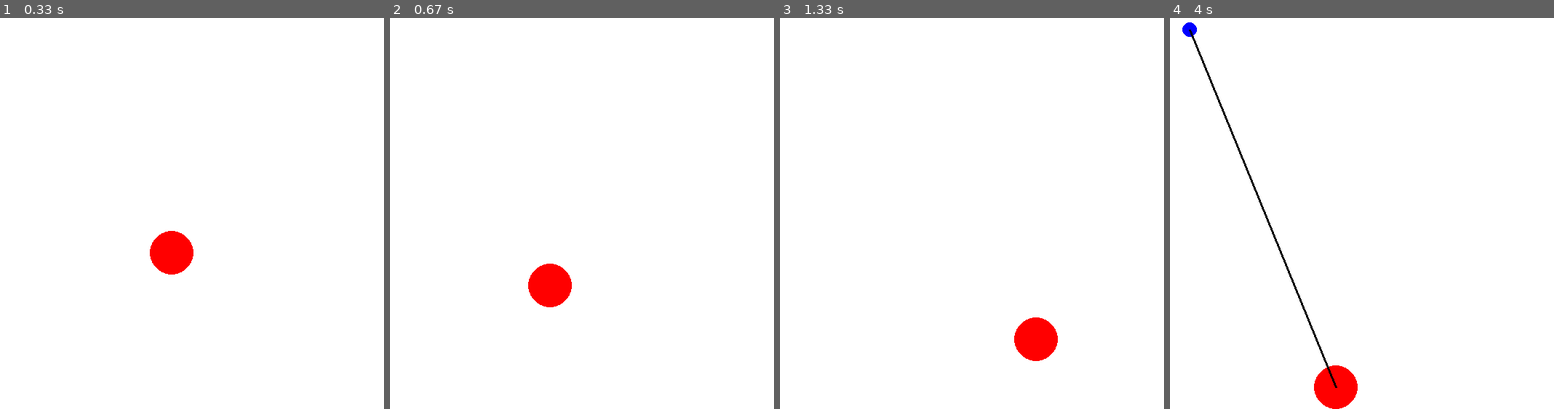
Above: before the commit, frames 1-4 (left to right).
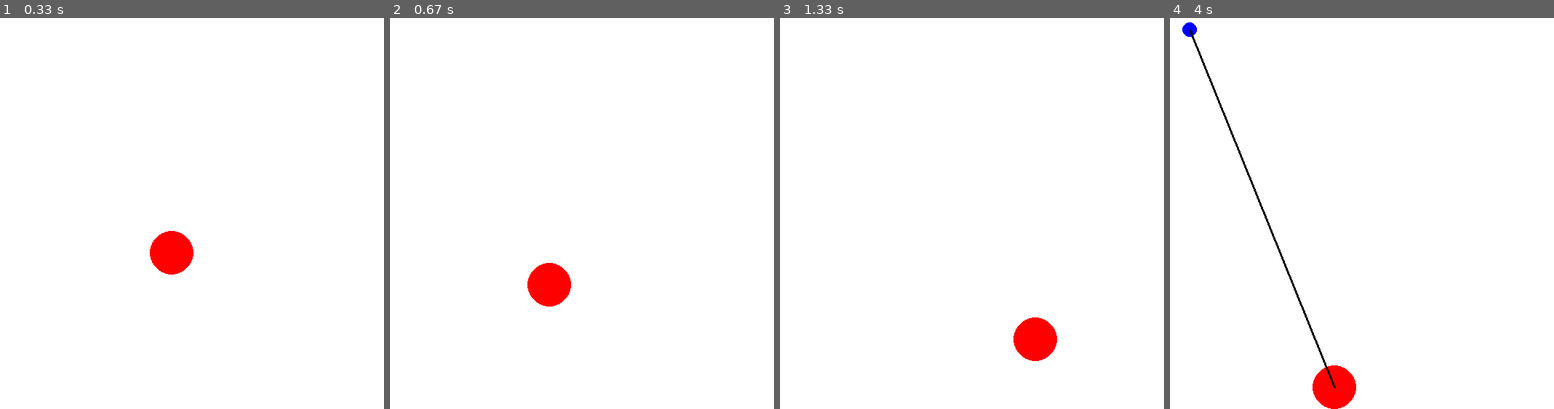
Above: after the commit, the same moments.

Repository: Fuga578/pygame_pendulum
Game: pygame game, started from main.py
The game is run twice, just before and just after one commit, with the same random seed, the same clock (stepped at 60 frames per second) and the same inputs.
Inputs (mouse positions are in pixels of both pictures, inside the frame that each line leads up to):
- Up to frame 1 (0.33 s): no input
- Up to frame 2 (0.67 s): press the mouse at (539, 209) at 0.37 s; move the mouse to (643, 193) at 0.47 s; release the mouse at (747, 178) at 0.6 s
- Up to frame 3 (1.33 s): hold Right 0.67-1.13 s; move the mouse to (810, 193) at 0.7 s; hold Up from 1.17 s (still down)
- Up to frame 4 (4 s): release Up at 1.47 s; right-click (1189, 29) at 1.55 s; hold Right 1.83-2.3 s; hold Left 2.33-2.87 s; press the mouse at (1189, 29) at 2.93 s; move the mouse to (1266, 135) at 3.03 s; release the mouse at (1342, 244) at 3.17 s; press the mouse at (1189, 29) at 3.27 s; move the mouse to (1338, 143) at 3.37 s; release the mouse at (1492, 260) at 3.5 s; press the mouse at (1189, 29) at 3.6 s; move the mouse to (1219, 37) at 3.7 s; release the mouse at (1246, 49) at 3.83 s; press the mouse at (1189, 29) at 3.93 s

Frame 1 is identical in both runs. In frame 2, less than 0.1% of the frame differs, in the area x 35-48%, y 62-74%; in frame 3, less than 0.1%; in frame 4, 0.4%, in the area x 6-49%, y 5-100%.

Commit message:
グラップリング処理実装

Diff:
--- a/main.py
+++ b/main.py
@@ -27,7 +27,9 @@
     "up": False,
     "down": False,
     "left": False,
-    "right": False
+    "right": False,
+    "left_click": False,
+    "right_click": False,
 }
 
 # 初期設定
@@ -46,6 +48,11 @@
 player_speed = 5
 on_ground = False
 friction = 0.9
+is_pulling = False
+is_pulled = False
+pull_force = 5
+pull_velocity = pygame.math.Vector2()
+pull_distance = None
 
 while True:
     # 背景の塗りつぶし
@@ -54,72 +61,120 @@
     # プレイヤーの描画
     pygame.draw.circle(screen, RED, (player_point.x, player_point.y), 30)
 
-    # 振り子の演算
-    if is_hook:
-        # 支点の描画
-        pygame.draw.circle(screen, GREEN, (fulcrum_point.x, fulcrum_point.y), 10)
-
-        # 糸の描画
-        pygame.draw.line(screen, BLACK, (fulcrum_point.x, fulcrum_point.y), (player_point.x, player_point.y), 3)
-
-        # 入力による加速
-        swing_force = 0.3 / length
-        if INPUTS["left"]:
-            angle_velocity -= swing_force
-        if INPUTS["right"]:
-            angle_velocity += swing_force
-
-        angle_acceleration = -(gravity / length) * math.sin(angle)  # 角加速度の計算
-        angle_velocity += angle_acceleration  # 角速度の更新
-        angle_velocity *= 0.99  # 減衰効果
-        angle += angle_velocity  # 角度の更新
-
-        # プレイヤーの位置の計算
-        player_point = pygame.math.Vector2(
-            fulcrum_point.x + length * math.sin(angle),
-            fulcrum_point.y + length * math.cos(angle)
-        )
-
-    # 振り子中でない場合
+    # プレイヤーが引っ張られている場合
+    if is_pulling:
+        direction = (fulcrum_point - player_point).normalize()
+        pull_velocity += direction * pull_force
+        player_point += pull_velocity
+        if pull_distance is not None and player_point.distance_to(fulcrum_point) > pull_distance:
+            is_pulling = False
+            player_point = fulcrum_point.copy()
+            pull_velocity = pygame.math.Vector2()
+
+            is_hook = True
+            on_ground = False
+            is_pulled = True
+            mx, my = pygame.mouse.get_pos()
+            fulcrum_point = pygame.math.Vector2(mx, my)  # 支点位置
+            length = math.sqrt((mx - player_point.x) ** 2 + (my - player_point.y) ** 2)  # 糸の長さ
+            length += 0.00001
+            angle = math.atan2(player_point.x - mx, player_point.y - my)  # ※座標系が異なる（原点が左上）であるため、角度計算を一部専用に修正
+            angle_velocity = 0  # 角速度
+
+        pull_distance = player_point.distance_to(fulcrum_point)
+
     else:
-        input_velocity.x = 0
-        if INPUTS["left"]:
-            if release_velocity.x > 0:
-                release_velocity.x *= 0.95  # 逆方向の入力で徐々に減速
-                if abs(release_velocity.x) < player_speed:
+
+        if INPUTS["right_click"] and is_hook and not is_pulled:
+            is_pulling = True
+            pull_distance = None
+
+        # フック処理
+        if INPUTS["left_click"] and not is_hook:
+            is_hook = True
+            on_ground = False
+            mx, my = pygame.mouse.get_pos()
+            fulcrum_point = pygame.math.Vector2(mx, my)  # 支点位置
+            length = math.sqrt((mx - player_point.x) ** 2 + (my - player_point.y) ** 2)  # 糸の長さ
+            length += 0.00001
+            angle = math.atan2(player_point.x - mx, player_point.y - my)  # ※座標系が異なる（原点が左上）であるため、角度計算を一部専用に修正
+            angle_velocity = 0  # 角速度
+
+        # フックリリース
+        if not INPUTS["left_click"] and is_hook:
+            is_hook = False
+            is_pulled = False
+            release_velocity = pygame.math.Vector2(
+                angle_velocity * length * math.cos(angle),
+                -angle_velocity * length * math.sin(angle)
+            )
+
+        # 振り子の演算
+        if is_hook:
+            # 支点の描画
+            pygame.draw.circle(screen, GREEN, (fulcrum_point.x, fulcrum_point.y), 10)
+
+            # 糸の描画
+            pygame.draw.line(screen, BLACK, (fulcrum_point.x, fulcrum_point.y), (player_point.x, player_point.y), 3)
+
+            # 入力による加速
+            swing_force = 0.3 / length
+            if INPUTS["left"]:
+                angle_velocity -= swing_force
+            if INPUTS["right"]:
+                angle_velocity += swing_force
+
+            angle_acceleration = -(gravity / length) * math.sin(angle)  # 角加速度の計算
+            angle_velocity += angle_acceleration  # 角速度の更新
+            angle_velocity *= 0.99  # 減衰効果
+            angle += angle_velocity  # 角度の更新
+
+            # プレイヤーの位置の計算
+            player_point = pygame.math.Vector2(
+                int(fulcrum_point.x + length * math.sin(angle)),
+                int(fulcrum_point.y + length * math.cos(angle))
+            )
+
+        # 振り子中でない場合
+        else:
+            input_velocity.x = 0
+            if INPUTS["left"]:
+                if release_velocity.x > 0:
+                    release_velocity.x *= 0.95  # 逆方向の入力で徐々に減速
+                    if abs(release_velocity.x) < player_speed:
+                        release_velocity.x = 0
+                elif release_velocity.x < 0:
+                    input_velocity.x = -2
+                else:
+                    input_velocity.x = -player_speed
+            if INPUTS["right"]:
+                if release_velocity.x < 0:
+                    release_velocity.x *= 0.95  # 逆方向の入力で徐々に減速
+                    if abs(release_velocity.x) < player_speed:
+                        release_velocity.x = 0
+                elif release_velocity.x > 0:
+                    input_velocity.x = 2
+                else:
+                    input_velocity.x = player_speed
+            if INPUTS["up"] and on_ground:
+                release_velocity.y = -10  # ジャンプ
+                on_ground = False
+
+            # 合計速度 = リリース時の速度 + 入力による速度
+            total_velocity = release_velocity + input_velocity
+            player_point += total_velocity
+            release_velocity.y += gravity
+
+            if on_ground:
+                release_velocity.x *= friction  # 地面でのみ摩擦を適用
+                if abs(release_velocity.x) < 0.1:
                     release_velocity.x = 0
-            elif release_velocity.x < 0:
-                input_velocity.x = -2
-            else:
-                input_velocity.x = -player_speed
-        if INPUTS["right"]:
-            if release_velocity.x < 0:
-                release_velocity.x *= 0.95  # 逆方向の入力で徐々に減速
-                if abs(release_velocity.x) < player_speed:
-                    release_velocity.x = 0
-            elif release_velocity.x > 0:
-                input_velocity.x = 2
-            else:
-                input_velocity.x = player_speed
-        if INPUTS["up"] and on_ground:
-            release_velocity.y = -10  # ジャンプ
-            on_ground = False
-
-        # 合計速度 = リリース時の速度 + 入力による速度
-        total_velocity = release_velocity + input_velocity
-        player_point += total_velocity
-        release_velocity.y += gravity
-
-        if on_ground:
-            release_velocity.x *= friction  # 地面でのみ摩擦を適用
-            if abs(release_velocity.x) < 0.1:
-                release_velocity.x = 0
-
-        # 地面に当たったら停止
-        if player_point.y >= screen_height - 30:
-            player_point.y = screen_height - 30
-            release_velocity.y = 0
-            on_ground = True
+
+            # 地面に当たったら停止
+            if player_point.y >= screen_height - 30:
+                player_point.y = screen_height - 30
+                release_velocity.y = 0
+                on_ground = True
 
     # イベントの取得
     for event in pygame.event.get():
@@ -151,25 +206,16 @@
                 INPUTS["right"] = False
         # マウスクリック
         if event.type == pygame.MOUSEBUTTONDOWN:
-            # 左クリック
-            if event.button == 1:
-                # 更新
-                is_hook = True
-                on_ground = False
-                mx, my = pygame.mouse.get_pos()
-                fulcrum_point = pygame.math.Vector2(mx, my)     # 支点位置
-                length = math.sqrt((mx - player_point.x)**2 + (my - player_point.y)**2)  # 糸の長さ
-                angle = math.atan2(player_point.x - mx, player_point.y - my)    # ※座標系が異なる（原点が左上）であるため、角度計算を一部専用に修正
-                angle_velocity = 0  # 角速度
-
+            if event.button == 1:   # 左クリック
+                INPUTS["left_click"] = True
+            if event.button == 3:   # 右クリック
+                INPUTS["right_click"] = True
         # マウス解放
         if event.type == pygame.MOUSEBUTTONUP:
-            if event.button == 1:
-                is_hook = False
-                release_velocity = pygame.math.Vector2(
-                    angle_velocity * length * math.cos(angle),
-                    -angle_velocity * length * math.sin(angle)
-                )
+            if event.button == 1:   # 左クリック
+                INPUTS["left_click"] = False
+            if event.button == 3:   # 右クリック
+                INPUTS["right_click"] = False
 
     # 更新
     pygame.display.update()
